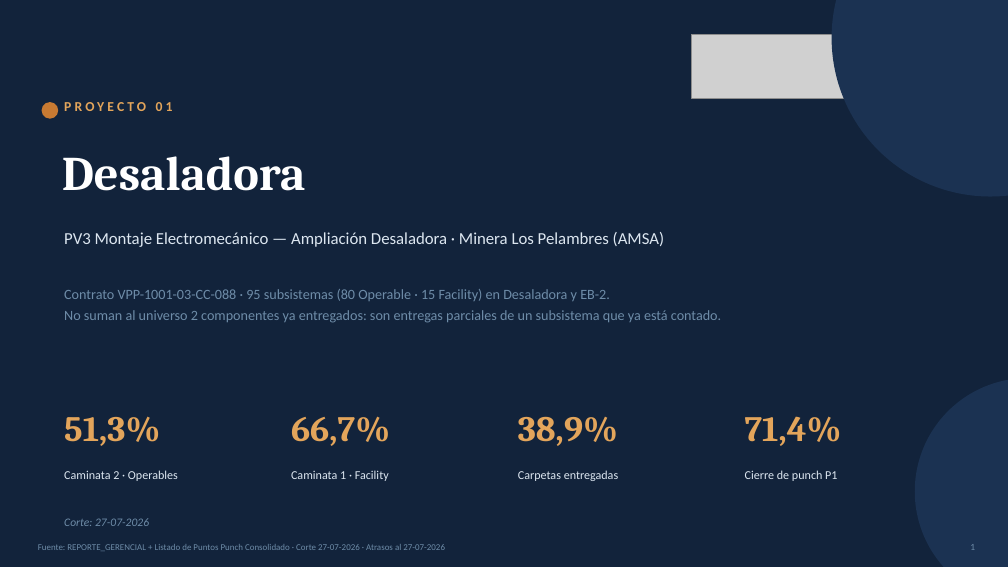
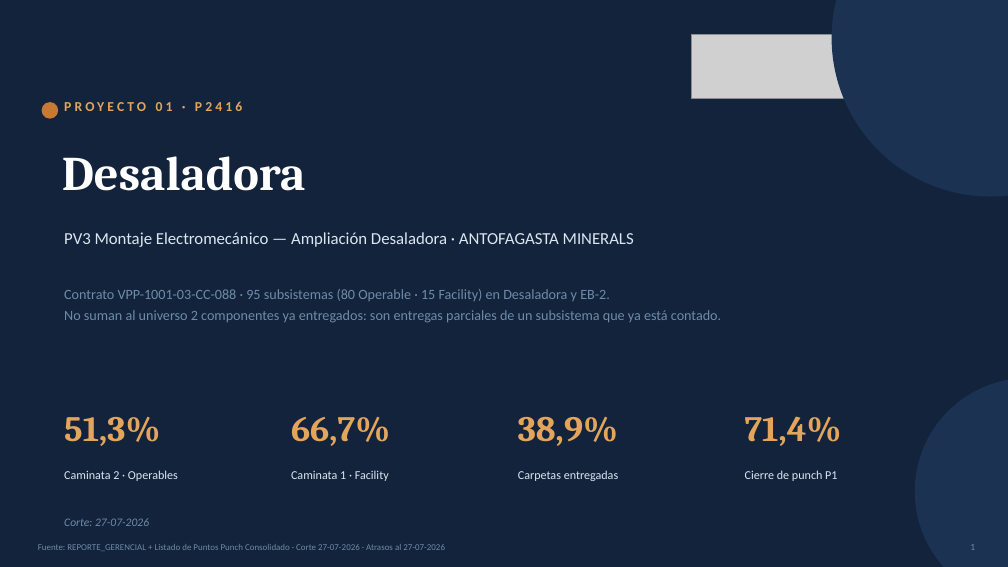
Before and after one commit to tdkvalex/Dashboard-HSEQ, a slide deck: slide 1 of panel_control_TOP_P1/Panel_Control_TOP_P1.pptx. Drawn at 1008x567 pixels with LibreOffice and Linux fonts; fonts in the diff are those of the drawing; grey boxes stand for pictures. Boxes give left, top, right and bottom in pixels: in the first picture for what was removed or moved away, otherwise in the second. Text is boxed around its words. In the diff, an @@ line names an element or a change of style, - is before the commit and + after.

```diff
--- a/panel_control_TOP_P1/Panel_Control_TOP_P1.pptx
+++ b/panel_control_TOP_P1/Panel_Control_TOP_P1.pptx
@@ text at <box>64,101,242,111</box>: text changed @@
-PROYECTO 01
+PROYECTO 01 · P2416
@@ text at <box>64,232,634,247</box>: text changed @@
-PV3 Montaje Electromecánico — Ampliación Desaladora · Minera Los Pelambres (AMSA)
+PV3 Montaje Electromecánico — Ampliación Desaladora · ANTOFAGASTA MINERALS
```
Also in this commit, not shown: 2 other slides changed, 18 other files.
